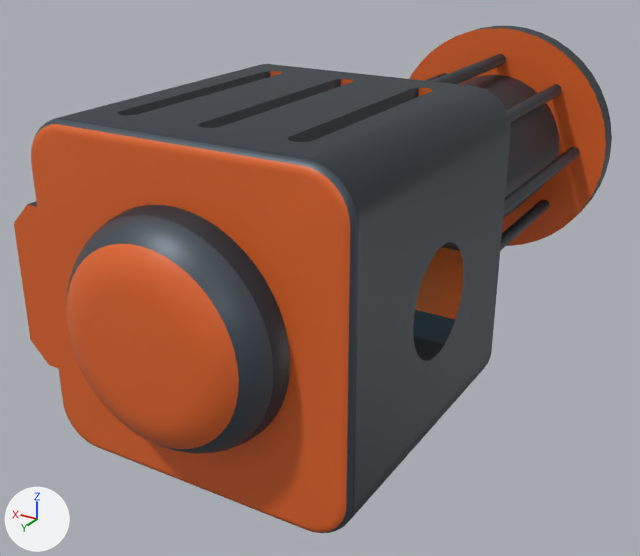
An edit to the glTF model public/models/shoulder-drive-unit.glb, drawn before and after from the same camera.
Both versions are drawn from a camera (50 mm lens) standing at (-0.042, 0.0797, 0.0307) and looking at (0.0028, 0.005, -0.0067). Lighting does not change. The marker at lower left points along +X, +Y and +Z. The first picture is the older version. Vertices at exactly the same position are counted once.
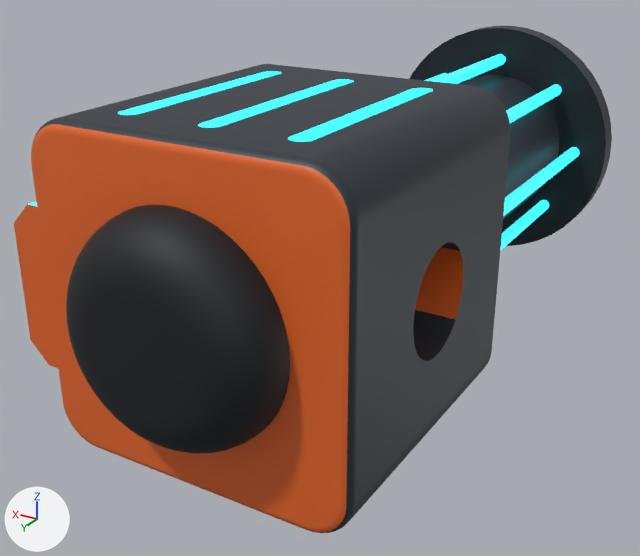
Boxes (x1, y1, x2, y2) around the edits, measured in the pictures (640 x 556 px):
part 1 of me_mesh_0, recoloured
    both: (28, 54, 580, 251)
part 2 of me_mesh_0, recoloured
    both: (99, 206, 290, 450)
part 3 of me_mesh_0, recoloured
    both: (42, 119, 460, 520)
part 4 of me_mesh_0, recoloured
    both: (118, 71, 433, 126)
part 5 of me_mesh_0, recoloured (greyish blue to black)
    both: (66, 215, 273, 454)
part 6 of me_mesh_0, recoloured
    both: (270, 71, 432, 96)
part 7 of me_mesh_0, recoloured (orange to black)
    both: (66, 28, 606, 449)

The change, as a list of edits to the scene's bpy script:
```text
Add mat_shoulder_drive_unit_deep:
    mat_shoulder_drive_unit_deep = principled_material('Shoulder Drive Unit|deep')
    mat_shoulder_drive_unit_deep.base_color = (0.0123, 0.016, 0.0203)  # black #1d2227
    mat_shoulder_drive_unit_deep.metallic = 0.2
    mat_shoulder_drive_unit_deep.roughness = 0.6
Change me_mesh_0:
    where me_mesh_0.from_pydata(...)  # 2436 vertices, 4900 faces; spans x -0.0162..0.0162, y -0.0375..0.0375, z -0.015..0.015
    used by ob_mesh_0; location = (0.0, 0.0, 0.0)
    me_mesh_0 part 1: 658 faces spanning x -0.013..0.0143, y -0.0345..0.0325, z -0.0117..0.015 switch from mat_shoulder_drive_unit_slate (greyish blue #323a42) to mat_shoulder_drive_unit_cyan (cyan #22c3d3, glowing cyan #42f3ff)
    me_mesh_0 part 2: 305 faces spanning x -0.0113..0.0088, y 0.0065..0.0342, z -0.01..0.014 switch from mat_shoulder_drive_unit_slate (greyish blue #323a42) to mat_shoulder_drive_unit_deep (black #1d2227)
    me_mesh_0 part 3: 513 faces spanning x -0.0162..0.0162, y 0.0025..0.0323, z -0.0149..0.0149 switch from mat_shoulder_drive_unit_slatelight (greyish blue #4b555f) to mat_shoulder_drive_unit_slate (greyish blue #343c44)
    me_mesh_0 part 4: 72 faces spanning x -0.0102..0.0077, y 0.0067..0.0283, z 0.014..0.015 switch from mat_shoulder_drive_unit_slatelight (greyish blue #4b555f) to mat_shoulder_drive_unit_cyan (cyan #22c3d3, glowing cyan #42f3ff)
    me_mesh_0 part 5: 294 faces spanning x -0.0109..0.0084, y 0.0342..0.0363, z -0.0097..0.0097 switch from mat_shoulder_drive_unit_slatelight (greyish blue #4b555f) to mat_shoulder_drive_unit_deep (black #1d2227)
    me_mesh_0 part 6: 96 faces spanning x -0.0099..0.0074, y 0.0065..0.0285, z 0.014..0.015 switch from mat_shoulder_drive_unit_orange (orange #e2662a) to mat_shoulder_drive_unit_cyan (cyan #22c3d3, glowing cyan #42f3ff)
    me_mesh_0 part 7: 906 faces spanning x -0.0162..0.0137, y -0.0345..0.0375, z -0.015..0.015 switch from mat_shoulder_drive_unit_orange (orange #e2662a) to mat_shoulder_drive_unit_deep (black #1d2227)
```
